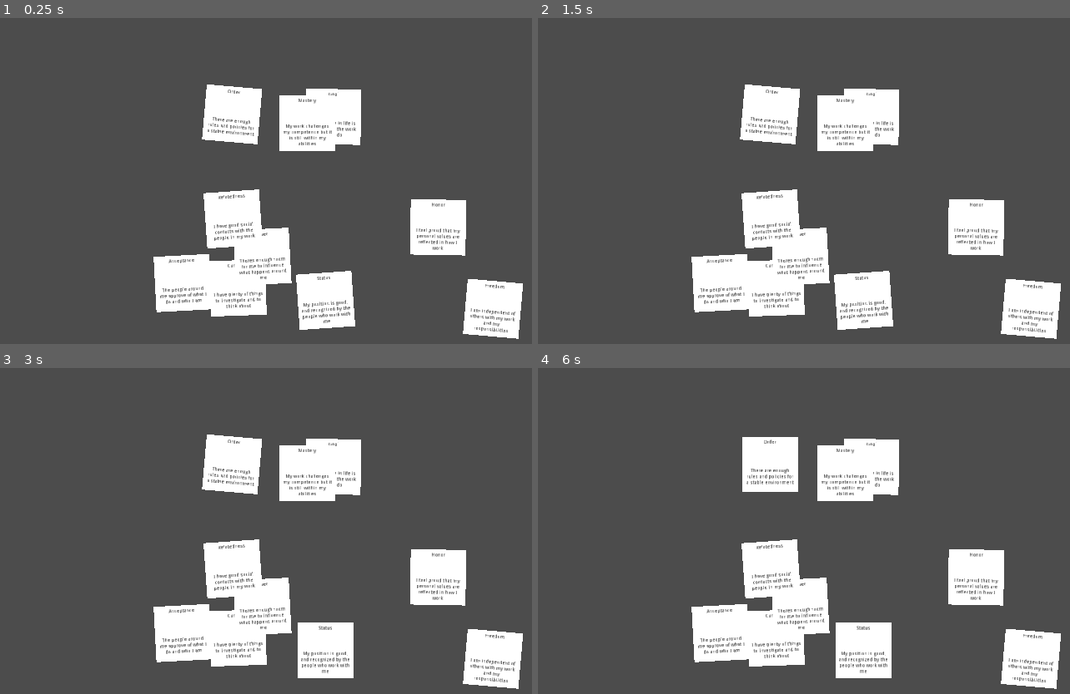
Above: before the commit, frames 1-4 (two rows, left to right).
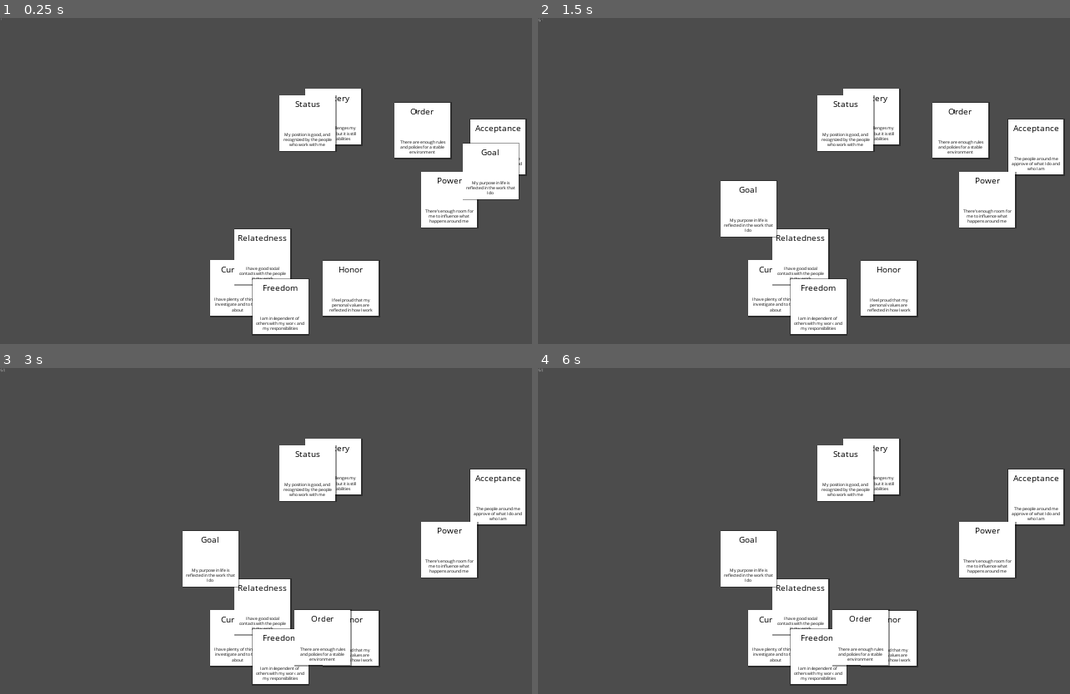
Above: after the commit, the same moments.

Repository: gediminasz/moving-motivators
Game: Godot game, scene res://Root.tscn
Same seed, same stepped clock (60 frames per second), same inputs: the game is played once before the commit and once after it.
Inputs (mouse positions are in pixels of both pictures, inside the frame that each line leads up to):
- Up to frame 1 (0.25 s): no input
- Up to frame 2 (1.5 s): tap Enter at 0.5 s; move the mouse to (1016, 187) at 0.52 s; press the mouse at (1016, 187) at 0.53 s; tap Space at 1.25 s; move the mouse to (740, 223) at 1.27 s; release the mouse at (740, 223) at 1.28 s; click (740, 223) at 1.35 s
- Up to frame 3 (3 s): tap Enter at 2 s; move the mouse to (399, 472) at 2.02 s; press the mouse at (399, 472) at 2.03 s; tap Space at 2.75 s; move the mouse to (297, 628) at 2.77 s; release the mouse at (297, 628) at 2.78 s; click (297, 628) at 2.85 s
- Up to frame 4 (6 s): tap Enter at 3.5 s; move the mouse to (outside the picture) at 3.52 s; press the mouse at (outside the picture) at 3.53 s; tap Space at 4.25 s; move the mouse to (671, 498) at 4.27 s; release the mouse at (671, 498) at 4.28 s; click (671, 498) at 4.35 s; move the mouse to (905, 553) at 5.02 s; press the mouse at (905, 553) at 5.03 s; move the mouse to (772, 462) at 5.77 s; release the mouse at (772, 462) at 5.78 s; click (772, 462) at 5.85 s

The runs differ from the first frame. In frame 1, 18% of the frame differs, in the area x 0-100%, y 0-99%; in frame 2, 18%; in frame 3, 16%; in frame 4, 16%.

Commit message:
Add nice looking font

Diff:
--- a/Card.tscn
+++ b/Card.tscn
@@ -1,9 +1,21 @@
-[gd_scene load_steps=2 format=2]
+[gd_scene load_steps=4 format=2]
 
+[ext_resource path="res://DescriptionFont.tres" type="DynamicFont" id=1]
 [ext_resource path="res://Card.gd" type="Script" id=2]
+[ext_resource path="res://TitleFont.tres" type="DynamicFont" id=3]
 
 [node name="Card" type="Node2D"]
 script = ExtResource( 2 )
+
+[node name="Shadow" type="ColorRect" parent="."]
+margin_left = -81.0
+margin_top = -81.0
+margin_right = 84.0
+margin_bottom = 84.0
+color = Color( 0, 0, 0, 0.392157 )
+__meta__ = {
+"_edit_use_anchors_": false
+}
 
 [node name="ColorRect" type="ColorRect" parent="."]
 margin_left = -80.0
@@ -15,10 +27,11 @@
 }
 
 [node name="Title" type="Label" parent="."]
-margin_left = -80.0
-margin_top = -80.0
-margin_right = 80.0
-margin_bottom = -48.0
+margin_left = -72.0
+margin_top = -72.0
+margin_right = 72.0
+margin_bottom = -38.0
+custom_fonts/font = ExtResource( 3 )
 custom_colors/font_color = Color( 0, 0, 0, 1 )
 text = "Title"
 align = 1
@@ -31,10 +44,12 @@
 margin_left = -72.0
 margin_right = 72.0
 margin_bottom = 72.0
+custom_fonts/font = ExtResource( 1 )
 custom_colors/font_color = Color( 0, 0, 0, 1 )
-text = "Description"
+custom_constants/line_spacing = -4
+text = "Description one two three four five six seven eight nine ten"
 align = 1
-valign = 1
+valign = 2
 autowrap = true
 clip_text = true
 __meta__ = {
--- /dev/null
+++ b/DescriptionFont.tres
@@ -0,0 +1,9 @@
+[gd_resource type="DynamicFont" load_steps=2 format=2]
+
+[sub_resource type="DynamicFontData" id=1]
+font_path = "res://OpenSans-Regular.ttf"
+
+[resource]
+size = 14
+outline_color = Color( 0, 0, 0, 1 )
+font_data = SubResource( 1 )
--- a/Root.gd
+++ b/Root.gd
@@ -59,12 +59,13 @@
         card.get_node("Title").text = properties["title"]
         card.get_node("Description").text = properties["description"]
         card.position = $Center.position + Vector2(rng.randi_range(-480, 480), rng.randi_range(-300, 300))
-        card.rotation_degrees = rng.randi_range(-5, 5)
         card.add_to_group("cards")
         add_child(card)
 
 
 func _process(delta):
+    $Label.text = str(Engine.get_frames_per_second())
+
     if picked_card:
         picked_card.position = get_global_mouse_position() + shift
 
@@ -75,7 +76,6 @@
     if target_card and Input.is_action_just_pressed("ui_lmb"):
         picked_card = target_card
         picked_card.raise()
-        picked_card.rotation_degrees = 0
         shift = picked_card.position - get_global_mouse_position()
 
     if not Input.is_action_pressed("ui_lmb") and picked_card:
--- a/Root.tscn
+++ b/Root.tscn
@@ -8,3 +8,11 @@
 [node name="Center" type="Position2D" parent="."]
 position = Vector2( 960, 540 )
 scale = Vector2( 10, 10 )
+
+[node name="Label" type="Label" parent="."]
+margin_right = 128.0
+margin_bottom = 64.0
+text = "Label"
+__meta__ = {
+"_edit_use_anchors_": false
+}
--- /dev/null
+++ b/TitleFont.tres
@@ -0,0 +1,9 @@
+[gd_resource type="DynamicFont" load_steps=2 format=2]
+
+[sub_resource type="DynamicFontData" id=1]
+font_path = "res://OpenSans-Regular.ttf"
+
+[resource]
+size = 24
+outline_color = Color( 0, 0, 0, 1 )
+font_data = SubResource( 1 )
--- a/project.godot
+++ b/project.godot
@@ -28,6 +28,8 @@
 
 window/size/width=1920
 window/size/height=1080
+window/size/test_width=2560
+window/size/test_height=1440
 window/dpi/allow_hidpi=true
 window/vsync/use_vsync=false
 window/stretch/mode="2d"
Binary file added: OpenSans-Regular.ttf
